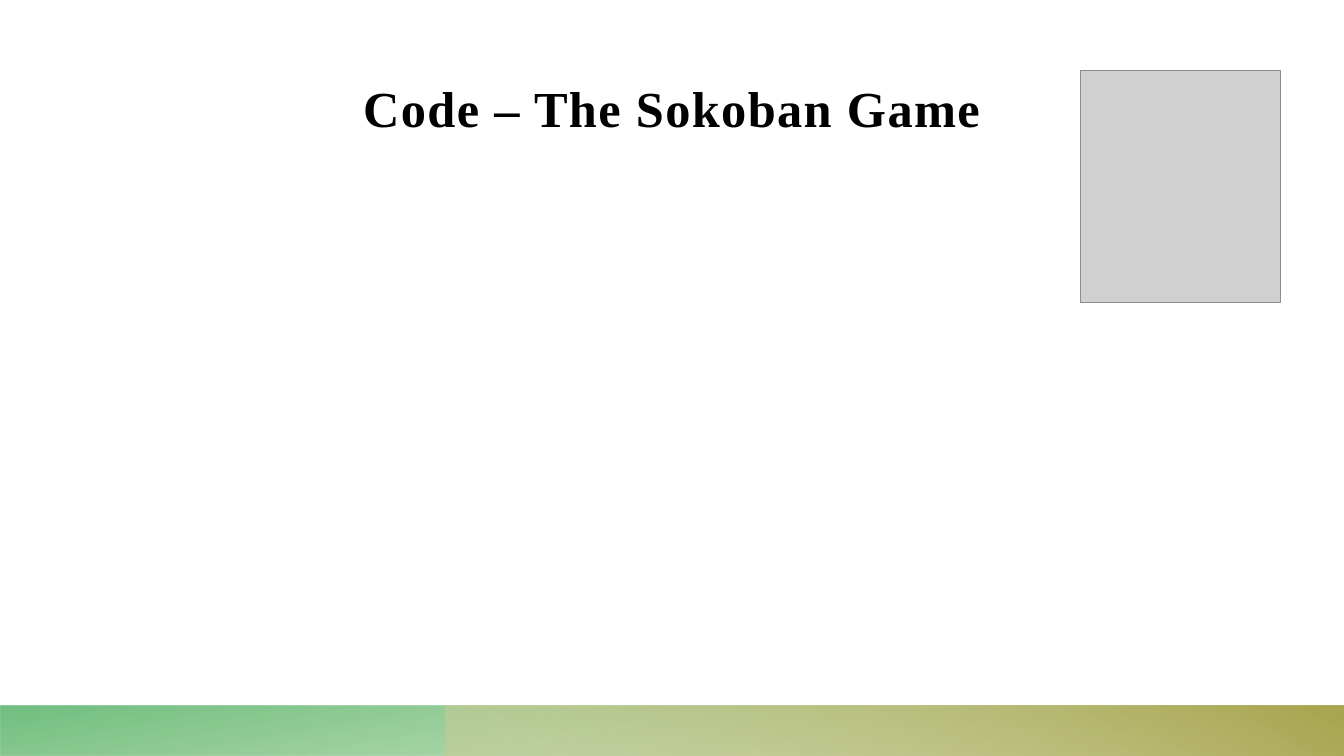
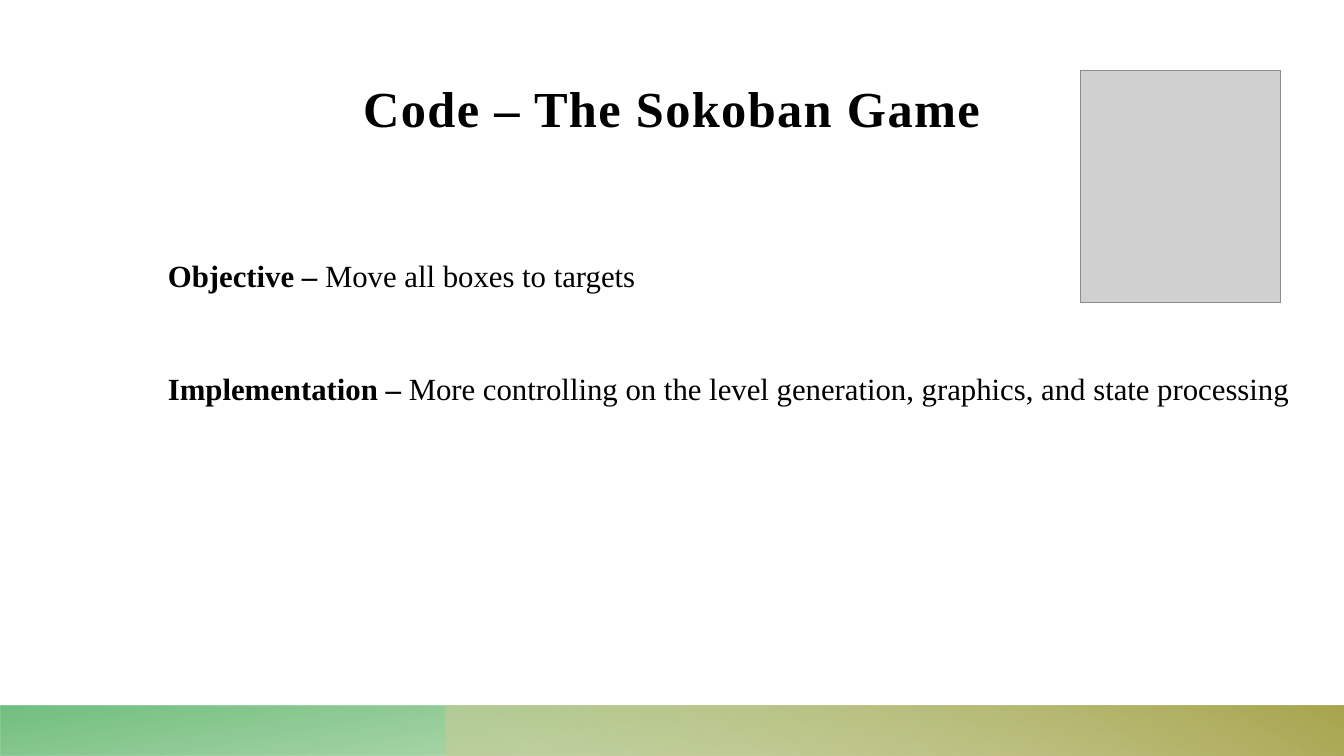
Before and after one commit to Dekel23/Sokoban-DRL, a slide deck: slide 9 of presentation.pptx. Drawn at 1344x756 pixels with LibreOffice and Linux fonts; fonts in the diff are those of the drawing; grey boxes stand for pictures. Boxes give left, top, right and bottom in pixels: in the first picture for what was removed or moved away, otherwise in the second. Text is boxed around its words. In the diff, an @@ line names an element or a change of style, - is before the commit and + after.

```diff
--- a/presentation.pptx
+++ b/presentation.pptx
@@ text added at (x1=168, y1=265, x2=1288, y2=406), 22 pt, text #000000 @@
+Objective – Move all boxes to targets
+Implementation – More controlling on the level generation, graphics, and state processing
```
Also in this commit, not shown: 1 other file.
